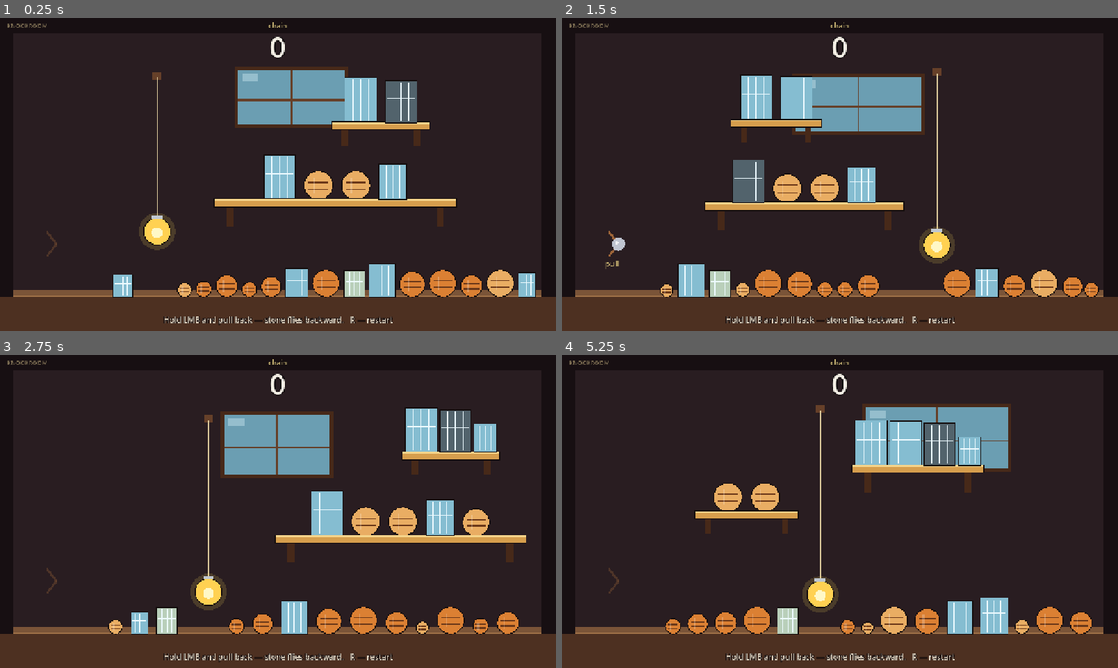
Above: before the commit, frames 1-4 (two rows, left to right).
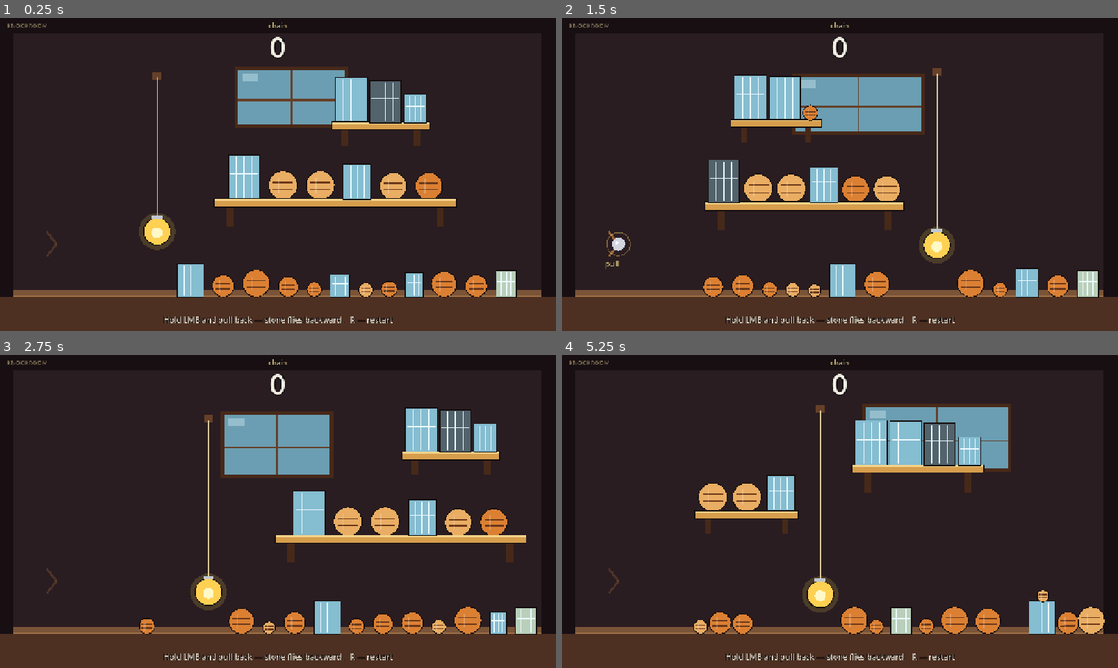
Above: after the commit, the same moments.

Repository: TAbrahamyan/knockroom
Game: Godot game, scene res://scenes/main.tscn
Two runs of this game, one before a commit and one after it. Both use one fixed random seed, a clock stepped at 60 frames per second and the inputs below.
Inputs (mouse positions are in pixels of both pictures, inside the frame that each line leads up to):
- Up to frame 1 (0.25 s): no input
- Up to frame 2 (1.5 s): tap Enter at 0.5 s; move the mouse to (962, 158) at 0.52 s; tap R at 0.6 s; click (962, 158) at 0.67 s; tap Space at 1.25 s; drag from (728, 190) to (812, 237) at 1.27 s
- Up to frame 3 (2.75 s): move the mouse to (333, 442) at 2.02 s; tap R at 2.1 s; click (333, 442) at 2.17 s
- Up to frame 4 (5.25 s): tap Enter at 2.75 s; drag from (812, 574) to (673, 464) at 2.77 s; move the mouse to (1006, 558) at 3.52 s; tap R at 3.6, 5.1 s; click (1006, 558) at 3.67 s; tap Space at 4.25 s; drag from (673, 464) to (756, 433) at 4.27 s; move the mouse to (867, 511) at 5.02 s; click (867, 511) at 5.17 s

The runs differ from the first frame. In frame 1, 8.6% of the frame differs, in the area x 20-97%, y 18-90%; in frame 2, 8.6%, in the area x 8-97%, y 18-90%; in frame 3, 7.3%; in frame 4, 5.8%.

Commit message:
Keep the slingshot lane clear and tighten the pause between throws
Floor props and the lamp stay out of the throw area. A short chain waits less before the shop, the panel fades in below the result, and the equipped item shows on the stone.

Diff:
--- a/scripts/loadout.gd
+++ b/scripts/loadout.gd
@@ -5,8 +5,10 @@
 
 static var item_id := ""
 static var item_name := ""
+static var item_tint := Color(1.0, 0.86, 0.42)
 
 
-static func equip(id: String, display_name: String) -> void:
+static func equip(id: String, display_name: String, tint: Color = Color(1.0, 0.86, 0.42)) -> void:
 	item_id = id
 	item_name = display_name
+	item_tint = tint
--- a/scripts/main.gd
+++ b/scripts/main.gd
@@ -18,6 +18,10 @@
 const WARM_FRAMES := 45
 const LOOK_TIME := 2.6
 const SHAKE_TIME := 0.2
+## Floor props stay to the right of this edge so the slingshot has a clear lane.
+const LANE_LEFT := 304.0
+## Closest-point gap from the stone's center to a prop. The stone itself is 15px.
+const THROW_GAP := 128.0
 
 var live := false
 var phase := Phase.WARMUP
@@ -85,7 +89,7 @@
 		_calm = 0.0
 	else:
 		_calm += delta
-	if _watch >= 6.8 or (_watch >= 0.45 and _calm >= 1.15):
+	if _watch >= 6.8 or (_watch >= 0.45 and _calm >= 0.9):
 		_finish()
 
 
@@ -115,9 +119,18 @@
 		return
 	phase = Phase.SETTLED
 	thrower.can_aim = false
-	_look = LOOK_TIME
+	_look = _look_for(chain.count)
 	chain.show_result()
 	chain.set_hint(HINT_LOOK)
+
+
+func _look_for(n: int) -> float:
+	# A miss has nothing left to watch. A long chain still gets the full look.
+	if n >= 10:
+		return LOOK_TIME
+	if n >= 4:
+		return 1.7
+	return 1.0
 
 
 func add_shake(amount: float, chain_count: int = 0) -> void:
@@ -231,10 +244,10 @@
 	_shop.show_offers()
 
 
-func _on_shop_picked(item_id: String, item_name: String) -> void:
+func _on_shop_picked(item_id: String, item_name: String, item_tint: Color) -> void:
 	if not _shop_open or _reloading:
 		return
-	Loadout.equip(item_id, item_name)
+	Loadout.equip(item_id, item_name, item_tint)
 	_reset()
 
 
@@ -294,6 +307,7 @@
 	if lamp != null:
 		_nudge_away_from_lamp(lamp)
 	_place_on_floor(rest, lamp)
+	_protect_throw_lane(loose)
 	for shelf in active:
 		shelf.set_sweet_spots([], [])
 	if not active.is_empty():
@@ -358,7 +372,9 @@
 	var goals: Array = []
 	for shelf in active:
 		var goal := _seat_goal(float(shelf.box_size.x))
-		if loose.size() >= 20:
+		if loose.size() >= 18:
+			goal += 1
+		if loose.size() >= 22:
 			goal += 1
 		goals.append(goal)
 	var rest: Array = loose
@@ -388,7 +404,8 @@
 	var span := 0.0
 	if lamp != null:
 		span = float(lamp.radius) * 2.0 + 36.0
-	return 900.0 - span
+	# The slingshot lane is reserved, so the floor row is shorter than the old 900px budget.
+	return 740.0 - span
 
 
 func _row_span(props: Array) -> float:
@@ -474,7 +491,7 @@
 	var widths := 0.0
 	for prop in props:
 		widths += _prop_half(prop).x * 2.0
-	var start := randf_range(220.0, 270.0)
+	var start := randf_range(LANE_LEFT, LANE_LEFT + 28.0)
 	var lamp_left := 9999.0
 	var lamp_right := -9999.0
 	var lamp_span := 0.0
@@ -514,20 +531,23 @@
 			var pos: Vector2 = cur.global_position
 			pos.x = prev.global_position.x + need
 			_place_prop(cur, pos)
+	var first = props[0]
 	var last = props[props.size() - 1]
-	var overflow = last.global_position.x + _prop_half(last).x - 1234.0
-	if overflow > 0.0:
-		for prop in props:
-			var shifted: Vector2 = prop.global_position
-			shifted.x -= overflow
-			_place_prop(prop, shifted)
-	var first = props[0]
-	var left_overflow = 64.0 - (first.global_position.x - _prop_half(first).x)
-	if left_overflow > 0.0:
+	var left_edge: float = first.global_position.x - _prop_half(first).x
+	var right_edge: float = last.global_position.x + _prop_half(last).x
+	if left_edge < LANE_LEFT:
+		var push: float = LANE_LEFT - left_edge
 		for prop in props:
 			var pushed: Vector2 = prop.global_position
-			pushed.x += left_overflow
+			pushed.x += push
 			_place_prop(prop, pushed)
+	elif right_edge > 1234.0:
+		var pull := minf(right_edge - 1234.0, left_edge - LANE_LEFT)
+		if pull > 0.0:
+			for prop in props:
+				var shifted: Vector2 = prop.global_position
+				shifted.x -= pull
+				_place_prop(prop, shifted)
 
 
 func _clear_lamp(props: Array, lamp) -> void:
@@ -545,8 +565,104 @@
 				pos.x = lpos.x + lrad + half.x + 8.0
 			else:
 				pos.x = lpos.x - lrad - half.x - 8.0
-			pos.x = clampf(pos.x, 210.0 + half.x, 1234.0 - half.x)
+			pos.x = clampf(pos.x, LANE_LEFT + half.x, 1234.0 - half.x)
 			_place_prop(prop, pos)
+
+
+func _protect_throw_lane(props: Array) -> void:
+	var stuck = null
+	for _step in 8:
+		var ground: Array = []
+		for prop in props:
+			if _is_floor_prop(prop):
+				ground.append(prop)
+		_separate_row(ground)
+		var mover = _lane_intruder(props)
+		if mover == null:
+			mover = _right_intruder(ground)
+		if mover == null:
+			return
+		if mover == stuck:
+			return
+		if _perch_mover(mover, props):
+			stuck = null
+		else:
+			var half := _prop_half(mover)
+			_place_prop(mover, Vector2(LANE_LEFT + half.x + 2.0, 640.0 - half.y - 1.0))
+			stuck = mover
+
+
+func _is_floor_prop(prop) -> bool:
+	var half_y := _prop_half(prop).y
+	return prop.global_position.y >= 640.0 - half_y - 18.0
+
+
+func _in_throw_lane(prop) -> bool:
+	var half := _prop_half(prop)
+	var pos: Vector2 = prop.global_position
+	var at: Vector2 = thrower.global_position
+	var dx := maxf(absf(pos.x - at.x) - half.x, 0.0)
+	var dy := maxf(absf(pos.y - at.y) - half.y, 0.0)
+	if Vector2(dx, dy).length() < THROW_GAP:
+		return true
+	return pos.x - half.x < LANE_LEFT and pos.y + half.y > at.y - 36.0
+
+
+func _lane_intruder(props: Array):
+	for prop in props:
+		if _in_throw_lane(prop):
+			return prop
+	return null
+
+
+func _right_intruder(ground: Array):
+	if ground.is_empty():
+		return null
+	var last = ground[0]
+	var smallest = ground[0]
+	for prop in ground:
+		if prop.global_position.x > last.global_position.x:
+			last = prop
+		if _prop_half(prop).x < _prop_half(smallest).x:
+			smallest = prop
+	if last.global_position.x + _prop_half(last).x <= 1234.0:
+		return null
+	return smallest
+
+
+func _perch_mover(mover, props: Array) -> bool:
+	var carrier = null
+	var best_x := -1.0
+	for prop in props:
+		if prop == mover or int(prop.kind) != 1 or not _is_floor_prop(prop):
+			continue
+		if prop.global_position.x < LANE_LEFT + 70.0:
+			continue
+		if _prop_half(prop).x + 4.0 < _prop_half(mover).x:
+			continue
+		if _has_rider(prop, props):
+			continue
+		if prop.global_position.x > best_x:
+			best_x = prop.global_position.x
+			carrier = prop
+	if carrier == null:
+		return false
+	var top: float = carrier.global_position.y - _prop_half(carrier).y
+	var half: Vector2 = _prop_half(mover)
+	_place_prop(mover, Vector2(carrier.global_position.x, top - half.y - 2.0))
+	return true
+
+
+func _has_rider(carrier, props: Array) -> bool:
+	var top: float = carrier.global_position.y - _prop_half(carrier).y
+	for prop in props:
+		if prop == carrier:
+			continue
+		if absf(prop.global_position.x - carrier.global_position.x) > _prop_half(carrier).x * 0.7:
+			continue
+		if prop.global_position.y < top - 4.0:
+			return true
+	return false
 
 
 func _pick_sweet_spots(upper) -> void:
@@ -942,9 +1058,9 @@
 				x = left
 			else:
 				x = right
-			x = clampf(x, 280.0, 1120.0)
+			x = clampf(x, 360.0, 1120.0)
 	x = _clear_rope_x(x, shelves)
-	return Vector2(clampf(x, 280.0, 1120.0), clampf(y, hook_y + 70.0, 592.0))
+	return Vector2(clampf(x, 360.0, 1120.0), clampf(y, hook_y + 70.0, 592.0))
 
 
 func _hook_beside(shelves: Array) -> float:
@@ -986,7 +1102,7 @@
 			break
 		if not blocked:
 			break
-	return clampf(x, 280.0, 1120.0)
+	return clampf(x, 360.0, 1120.0)
 
 
 func _lamp_hits_shelf(x: float, y: float, radius: float, shelves: Array):
--- a/scripts/shop.gd
+++ b/scripts/shop.gd
@@ -3,7 +3,7 @@
 ## Three offers after a throw settles. Picking equips one item. Skipping leaves
 ## the previous choice alone. Nothing here spends money or applies an effect.
 
-signal picked(item_id: String, item_name: String)
+signal picked(item_id: String, item_name: String, item_tint: Color)
 signal skipped
 
 const INK := Color(0.05, 0.03, 0.04, 1)
@@ -39,12 +39,17 @@
 	pool.shuffle()
 	for i in _cards.size():
 		_fill_card(_cards[i], pool[i])
+	var root := get_node("Root") as Control
+	root.modulate = Color(1, 1, 1, 0)
 	visible = true
+	var tween := create_tween()
+	tween.tween_property(root, "modulate:a", 1.0, 0.18).set_trans(Tween.TRANS_QUAD).set_ease(Tween.EASE_OUT)
 
 
 func _fill_card(card: Button, offer: Dictionary) -> void:
 	card.set_meta("item_id", str(offer["id"]))
 	card.set_meta("item_name", str(offer["name"]))
+	card.set_meta("item_tint", offer["tint"])
 	card.get_node("Title").text = str(offer["name"])
 	card.get_node("Line").text = str(offer["line"])
 	var glyph = card.get_node("Glyph")
@@ -57,7 +62,7 @@
 	if not visible:
 		return
 	visible = false
-	picked.emit(str(card.get_meta("item_id")), str(card.get_meta("item_name")))
+	picked.emit(str(card.get_meta("item_id")), str(card.get_meta("item_name")), card.get_meta("item_tint"))
 
 
 func _on_skip() -> void:
@@ -84,14 +89,14 @@
 	var frame := ColorRect.new()
 	frame.name = "Frame"
 	frame.mouse_filter = Control.MOUSE_FILTER_IGNORE
-	_center(frame, 836, 468, 36.0)
+	_center(frame, 836, 468, 64.0)
 	frame.color = INK
 	root.add_child(frame)
 
 	var panel := Control.new()
 	panel.name = "Panel"
 	panel.mouse_filter = Control.MOUSE_FILTER_IGNORE
-	_center(panel, 820, 452, 36.0)
+	_center(panel, 820, 452, 64.0)
 	root.add_child(panel)
 
 	var wash := ColorRect.new()
--- a/scripts/thrower.gd
+++ b/scripts/thrower.gd
@@ -8,6 +8,7 @@
 signal stone_launched(body: RigidBody2D)
 
 const PROJECTILE := preload("res://scenes/projectile.tscn")
+const Loadout := preload("res://scripts/loadout.gd")
 
 @export var max_pull := 180.0
 @export var min_pull := 48.0
@@ -72,16 +73,21 @@
 func _draw() -> void:
 	var alpha := 0.32
 	if can_aim and not aiming:
-		alpha = 0.55 + 0.45 * sin(float(Time.get_ticks_msec()) * 0.006)
+		alpha = 0.82 + 0.18 * sin(float(Time.get_ticks_msec()) * 0.006)
 	elif aiming:
 		alpha = 1.0
 	var wood := Color(0.62, 0.40, 0.22, alpha)
 	draw_line(Vector2(-22, -28), Vector2.ZERO, wood, 5.0)
 	draw_line(Vector2(-22, 28), Vector2.ZERO, wood, 5.0)
 	if can_aim or aiming:
-		draw_circle(Vector2.ZERO, 15.0, Color(0.76, 0.78, 0.83, alpha))
-		draw_circle(Vector2(-4, -3), 4.0, Color(1, 1, 1, alpha * 0.75))
+		draw_circle(Vector2.ZERO, 15.0, Color(0.82, 0.84, 0.88, alpha))
+		draw_circle(Vector2(-4, -3), 4.0, Color(1, 1, 1, alpha * 0.85))
+		if Loadout.item_id != "":
+			var mark := Vector2(18.0, 14.0)
+			draw_circle(mark, 7.4, Color(0.08, 0.04, 0.03, alpha))
+			draw_circle(mark, 5.4, Loadout.item_tint)
 	if can_aim and not aiming:
+		draw_arc(Vector2.ZERO, 27.0, 0.0, TAU, 28, Color(1.0, 0.86, 0.42, 0.38), 2.0)
 		var font := ThemeDB.fallback_font
 		if font:
 			draw_string(font, Vector2(-30, 52), "pull", HORIZONTAL_ALIGNMENT_LEFT, -1, 16, Color(1, 0.9, 0.55, alpha))
